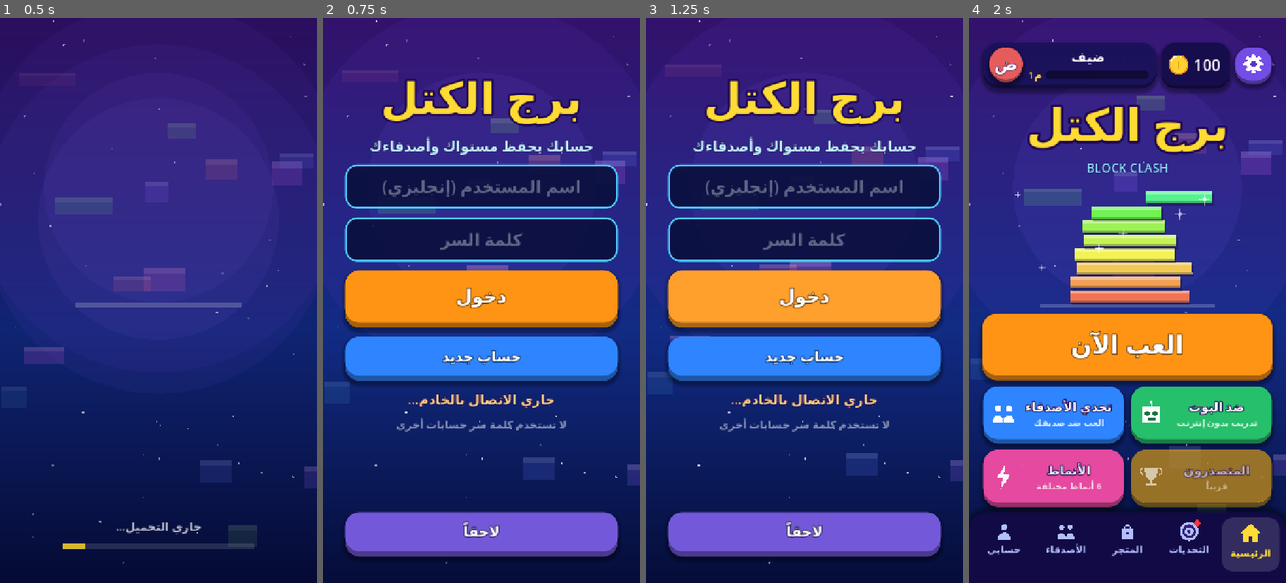
Above: before the commit, frames 1-4 (left to right).
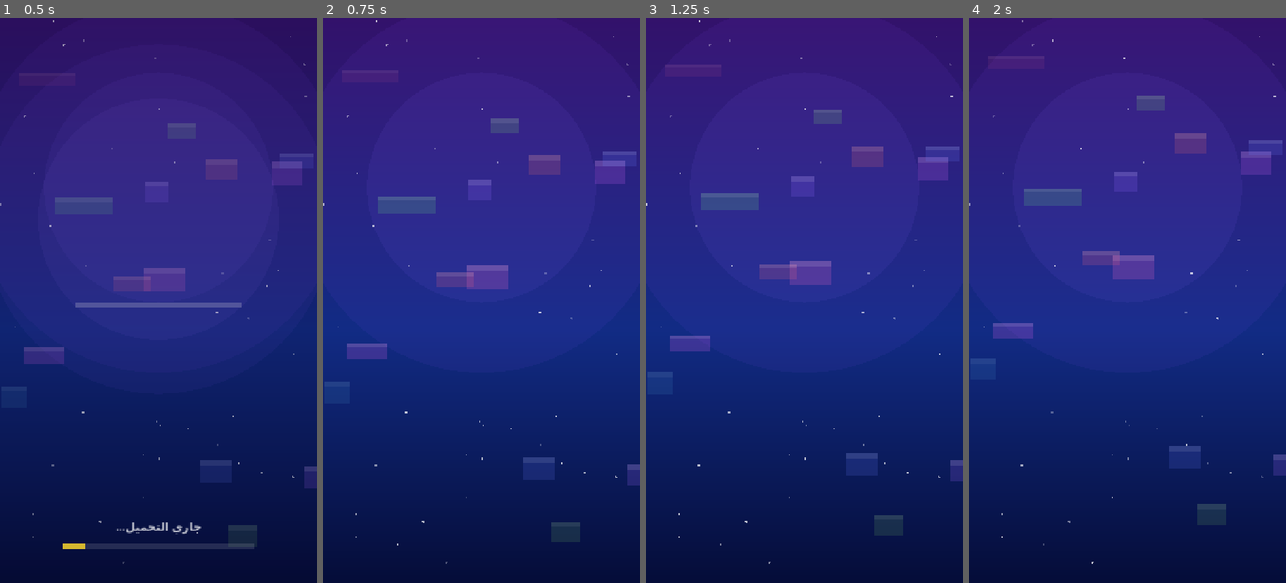
Above: after the commit, the same moments.

Repository: eab71334-web/TowerWars-ios
Game: Godot game, scene res://splash.tscn
The game is run twice, just before and just after one commit, with the same random seed, the same clock (stepped at 60 frames per second) and the same inputs.
Inputs (mouse positions are in pixels of both pictures, inside the frame that each line leads up to):
- Up to frame 1 (0.5 s): no input
- Up to frame 2 (0.75 s): move the mouse to (551, 272) at 0.52 s; click (551, 272) at 0.67 s
- Up to frame 3 (1.25 s): no input
- Up to frame 4 (2 s): click (1127, 532) at 1.25 s, where only the run before the commit has a clickable "لاحقاً"

Frame 1 is identical in both runs. In frame 2, 41% of the frame differs, in the area x 6-94%, y 10-96%; in frame 3, 41%; in frame 4, 50%, in the area x 0-100%, y 4-98%.
Error after the commit: Invalid call. Nonexistent function 'go' in base 'CanvasLayer (ui.gd)'. (res://main_menu.gd:18)

Commit message:
Update main_menu.gd

Diff:
--- a/main_menu.gd
+++ b/main_menu.gd
@@ -15,7 +15,7 @@
 
 func _ready() -> void:
 	if Net.token == "" and not Net.skipped_login and not Net.logged_in():
-		get_tree().change_scene_to_file("res://login.tscn")
+		UI.go("res://login.tscn")
 		return
 
 	var margin := MarginContainer.new()
@@ -262,9 +262,9 @@
 
 func _on_profile() -> void:
 	if Net.logged_in():
-		get_tree().change_scene_to_file("res://profile.tscn")
+		UI.go("res://profile.tscn")
 	else:
-		get_tree().change_scene_to_file("res://login.tscn")
+		UI.go("res://login.tscn")
 
 func _on_sound() -> void:
 	Sfx.set_music(not Sfx.music_on)
@@ -272,19 +272,19 @@
 
 func _on_play() -> void:
 	Engine.set_meta("mode", "random")
-	get_tree().change_scene_to_file("res://online.tscn")
+	UI.go("res://online.tscn")
 
 func _on_friends() -> void:
 	if Net.logged_in():
-		get_tree().change_scene_to_file("res://social.tscn")
+		UI.go("res://social.tscn")
 	else:
-		get_tree().change_scene_to_file("res://friends.tscn")
+		UI.go("res://friends.tscn")
 
 func _on_bot() -> void:
-	get_tree().change_scene_to_file("res://versus.tscn")
+	UI.go("res://versus.tscn")
 
 func _on_modes() -> void:
-	get_tree().change_scene_to_file("res://modes.tscn")
+	UI.go("res://modes.tscn")
 
 func _on_soon() -> void:
 	_say("قريباً...")
